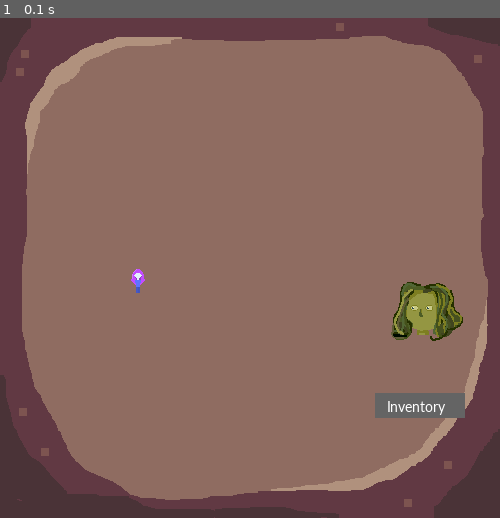
Above: before the commit, frame 1.
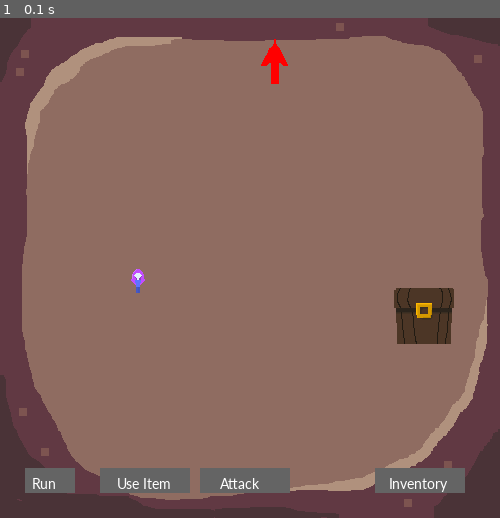
Above: after the commit, the same moment.

Repository: anra8571/csci4448_dungeoncrawler
Game: pygame game, started from pygame_test.py
Same seed, same stepped clock (60 frames per second), same inputs: the game is played once before the commit and once after it.
Inputs:
- Up to frame 1 (0.1 s): no input

The runs differ from the first frame. In frame 1, 5.7% of the frame differs, in the area x 5-93%, y 4-95%.

Commit message:
object pool, chest animation

Diff:
--- /dev/null
+++ b/item.py
@@ -0,0 +1,49 @@
+import random
+
+POOL_SIZE = 10
+
+class Item():
+    def __init__(self, in_attribute, in_effect):
+        self.attribute = in_attribute
+        self.effect = in_effect
+
+class Spell(Item):
+    def __init__(self):
+        super().__init__("heal", random.randint(1, 10))
+
+    def cast():
+        print("cast")
+
+class Weapon(Item):
+    def __init__(self):
+        super().__init__("weapon", random.randint(2, 5))
+
+    def attack():
+        print("Attack")
+
+class Pool:
+    def __init__(self, size=10):
+        self.objs = []
+
+        rand_int = 0
+        for i in range(size):
+            rand_int = random.randint(0, 1)
+            if (rand_int == 0):
+                self.objs.append(Spell())
+            elif (rand_int == 1):
+                self.objs.append(Weapon())
+
+    def return_items(self):
+        return self.objs
+
+    def acquire(self):
+        return self.objs.pop()
+
+    def release(self, item):
+        return self.objs.append(item)
+
+pool = Pool(POOL_SIZE)
+obj_array = pool.return_items()
+
+for i in range(POOL_SIZE):
+    print(f"{i}: {obj_array[i]}, attribute {obj_array[i].attribute}, effect {obj_array[i].effect}")
--- a/pygame_test.py
+++ b/pygame_test.py
@@ -3,6 +3,7 @@
 # https://stackoverflow.com/questions/28005641/how-to-add-a-background-image-into-pygame: Adding background images
 # https://www.pygame.org/docs/ref/cursors.html: Cursors
 
+import item
 import pygame
 from pygame.locals import (
     RLEACCEL,
@@ -18,9 +19,9 @@
 import sys
 import os
 
-class Player(pygame.sprite.Sprite):
+class PlayerSprite(pygame.sprite.Sprite):
     def __init__(self):
-        super(Player, self).__init__()
+        super(PlayerSprite, self).__init__()
         char_path = os.path.join("graphics", "char1.png")
         self.surf = pygame.image.load(char_path).convert()
         self.surf.set_colorkey((0, 0, 0), RLEACCEL)
@@ -28,21 +29,48 @@
 
 MONSTER_IMAGES = ["monster1.png"]
 
-class Monster(pygame.sprite.Sprite):
+class MonsterSprite(pygame.sprite.Sprite):
     def __init__(self, image_name):
-        super(Monster, self).__init__()
+        super(MonsterSprite, self).__init__()
         char_path = os.path.join("graphics", image_name)
         self.surf = pygame.image.load(char_path).convert()
         self.surf.set_colorkey((0, 0, 0), RLEACCEL)
         self.rect = self.surf.get_rect()
 
-class Inventory(pygame.sprite.Sprite):
+class InventorySprite(pygame.sprite.Sprite):
     def __init__(self):
-        super(Inventory, self).__init__()
+        super(InventorySprite, self).__init__()
         char_path = os.path.join("graphics", "inventory.png")
         self.surf = pygame.image.load(char_path).convert()
         self.surf.set_colorkey((0, 0, 0), RLEACCEL)
         self.rect = self.surf.get_rect()
+
+class ChestSprite(pygame.sprite.Sprite):
+    def __init__(self, image_name):
+        super(ChestSprite, self).__init__()
+        char_path = os.path.join("graphics", image_name)
+        self.surf = pygame.image.load(char_path).convert()
+        self.surf.set_colorkey((0, 0, 0), RLEACCEL)
+        self.rect = self.surf.get_rect()
+    def open(self):
+        char_path = os.path.join("graphics", "chest_open.png")
+        self.surf = pygame.image.load(char_path).convert()
+        self.surf.set_colorkey((0, 0, 0), RLEACCEL)
+        self.rect = self.surf.get_rect()
+        acquired_item = item.pool.acquire()
+        return acquired_item
+
+class ArrowSprite(pygame.sprite.Sprite):
+    def __init__(self):
+        super(ArrowSprite, self).__init__()
+        char_path = os.path.join("graphics", "arrow.png")
+        self.surf = pygame.image.load(char_path).convert()
+        self.surf.set_colorkey((0, 0, 0), RLEACCEL)
+        self.rect = self.surf.get_rect()
+
+class Player():
+    def __init__(self):
+        self.inventory = []
 
 # Setup
 WIDTH = 500
@@ -52,23 +80,45 @@
 bg_path = os.path.join("graphics", "arena.png")
 bg_image = pygame.image.load(bg_path)
 smallfont = pygame.font.SysFont('Corbel', 16)
+show_inventory = False
 pygame.cursors.Cursor()
 
 # Instanciate starting objects
+player_sprite = PlayerSprite()
 player = Player()
-monster = Monster(MONSTER_IMAGES[0])
-inventory = Inventory()
-show_inventory = False
+monster = MonsterSprite(MONSTER_IMAGES[0])
+inventory = InventorySprite()
+chest = ChestSprite("closed_chest.png")
+chest_opened = False
+northArrow = ArrowSprite()
 
 run = True
 while run:
     # Draws the background and inventory buttons
     screen.blit(bg_image, (0, 0))
-    pygame.draw.rect(screen, (100, 100, 100), [375, 375, 90, 25])
+    pygame.draw.rect(screen, (100, 100, 100), [375, 450, 90, 25]) # Inventory
     text = smallfont.render("Inventory", True, (255, 255, 255))
-    screen.blit(text, (387, 380))
+    screen.blit(text, (389, 457))
+    pygame.draw.rect(screen, (100, 100, 100), [25, 450, 50, 25]) # Run away
+    text = smallfont.render("Run", True, (255, 255, 255))
+    screen.blit(text, (32, 457))
+    pygame.draw.rect(screen, (100, 100, 100), [100, 450, 90, 25]) # Use Item in fight
+    text = smallfont.render("Use Item", True, (255, 255, 255))
+    screen.blit(text, (117, 457))
+    pygame.draw.rect(screen, (100, 100, 100), [200, 450, 90, 25]) # Attack in fight
+    text = smallfont.render("Attack", True, (255, 255, 255))
+    screen.blit(text, (220, 457))
+
+    # pygame.draw.rect(screen, (100, 100, 100), [100, 450, 300, 25]) # Use Item in fight
+    # text = smallfont.render("Use Item", True, (255, 255, 255))
+    # screen.blit(text, (135, 457))
     if (show_inventory):
         screen.blit((inventory.surf), ((WIDTH)/8, HEIGHT/8))
+        continue
+    else:
+        screen.blit(player_sprite.surf, (WIDTH/4, HEIGHT/2))
+        screen.blit((chest.surf), ((3 * WIDTH)/4, HEIGHT/2))
+    screen.blit((northArrow.surf), (WIDTH/2, 20))
 
     # Gets the mouse position
     mouse = pygame.mouse.get_pos()
@@ -86,9 +136,15 @@
             # Clicked inventory exit
             if 420 <= mouse[0] <= 430 and 75 <= mouse[1] <= 95:
                 show_inventory = False
+            # Clicked chest
+            if ((3 * WIDTH)/4) <= mouse[0] < ((3 * WIDTH)/4) + 100 and HEIGHT/2 <= mouse[1] <= HEIGHT/2 + 100:
+                print("chest opened")
+                acquired_item = chest.open()
+                player.inventory.append(acquired_item)
+                print(f"Inventory: {player.inventory}")
 
-    screen.blit(player.surf, (WIDTH/4, HEIGHT/2))
-    screen.blit((monster.surf), ((3 * WIDTH)/4, HEIGHT/2))
+    # screen.blit(player.surf, (WIDTH/4, HEIGHT/2))
+    # screen.blit((chest.surf), ((3 * WIDTH)/4, HEIGHT/2))
 
     pygame.display.update()
 
Binary file added: graphics/arrow.png
Binary file added: graphics/chest_open.png
